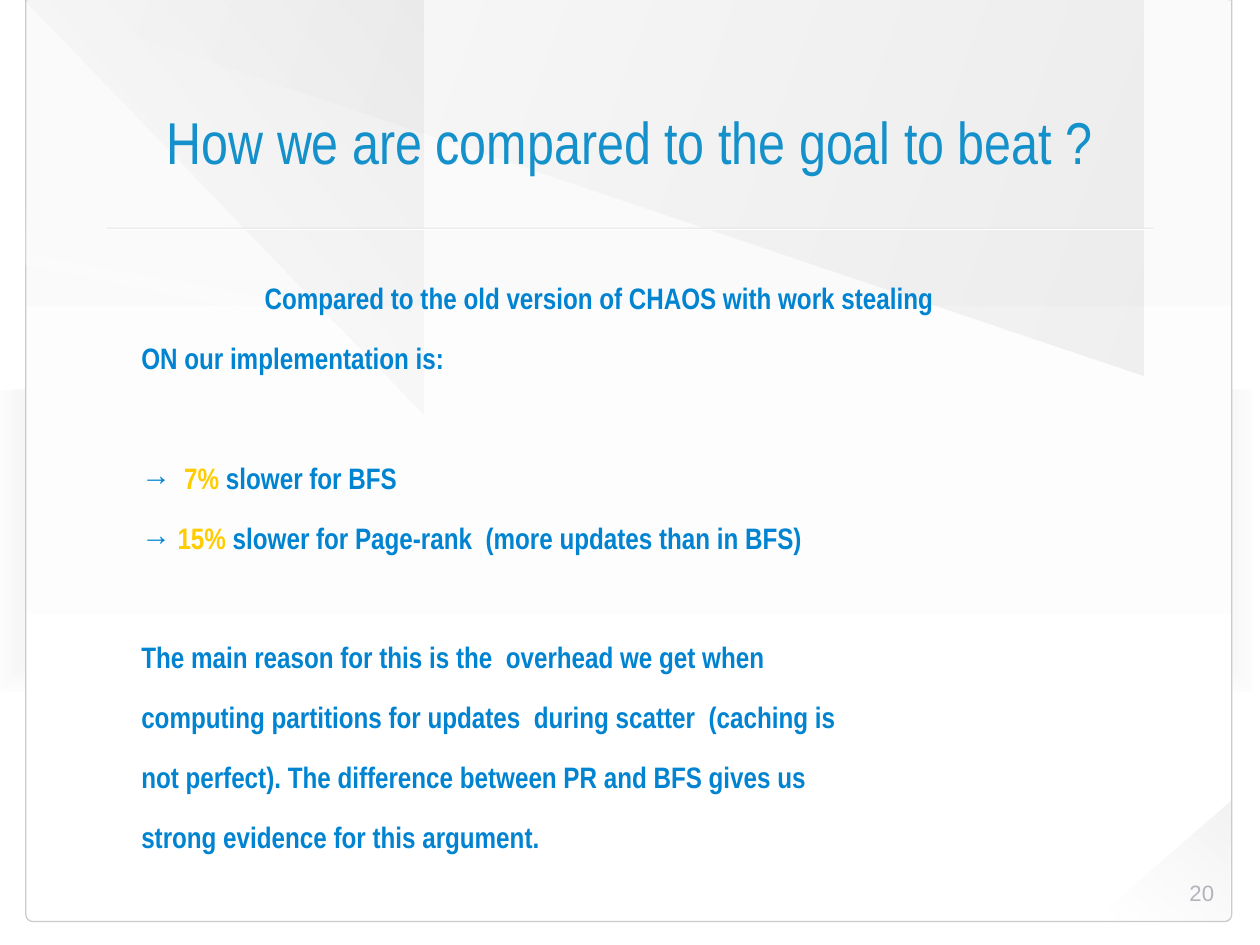
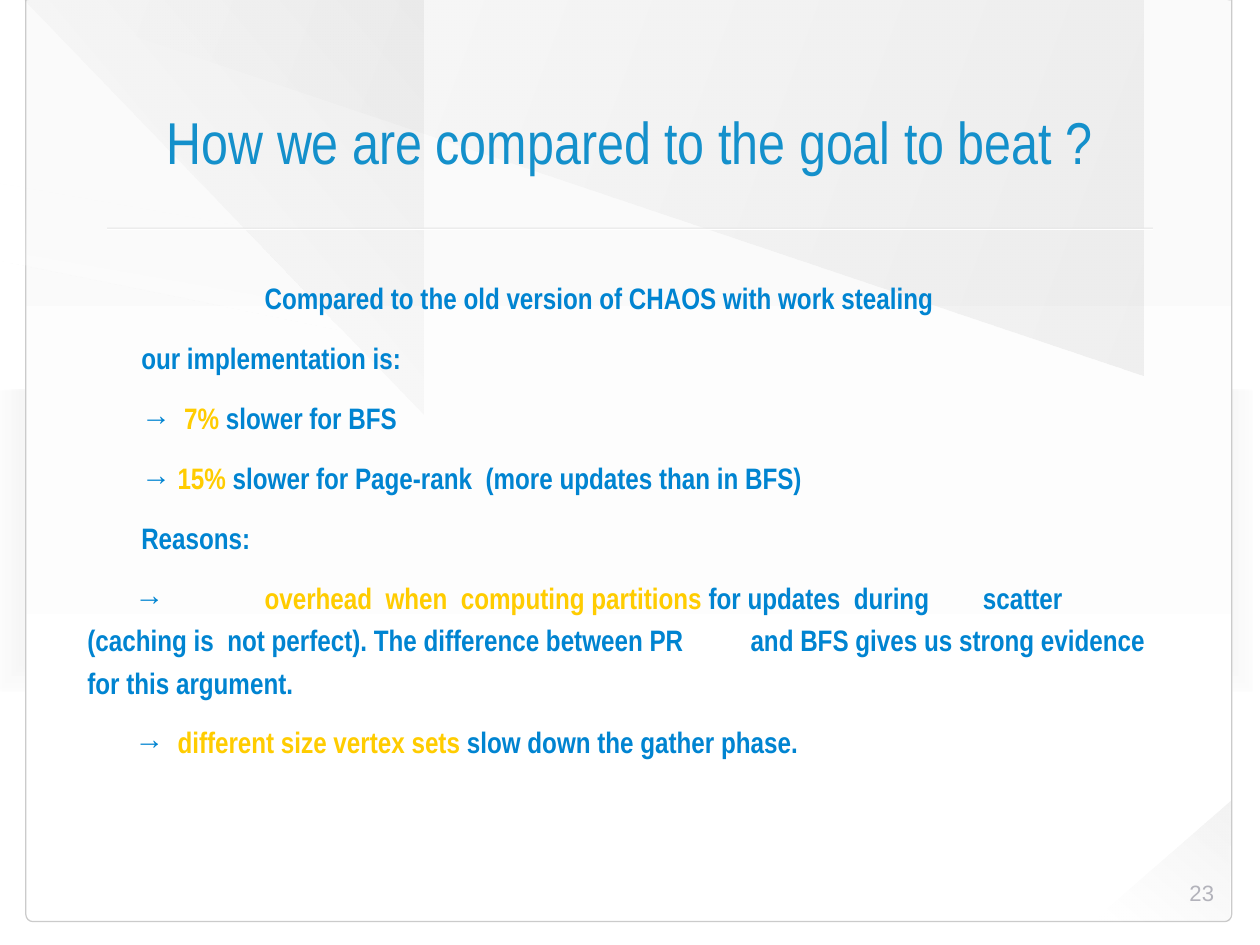
Before and after one commit to HaprianVlad/chaos, a slide deck: slide 23 of presentation.odp (slide 20 before the commit). Drawn at 1260x945 pixels with LibreOffice and Linux fonts; fonts in the diff are those of the drawing; background and template pictures are left out. Boxes give left, top, right and bottom in pixels: in the first picture for what was removed or moved away, otherwise in the second. Text is boxed around its words. In the diff, an @@ line names an element or a change of style, - is before the commit and + after.

Commit message:
work on presentation

```diff
--- a/presentation.odp
+++ b/presentation.odp
@@ text at (x1=141, y1=347, x2=401, y2=374): text changed @@
-ON our implementation is:
+our implementation is:
@@ text at (x1=87, y1=528, x2=1145, y2=759): text changed @@
-The main reason for this is the overhead we get when
-computing partitions for updates during scatter (caching is
-not perfect). The difference between PR and BFS gives us
-strong evidence for this argument.
+Reasons:
+→ overhead when computing partitions for updates during scatter (caching is not perfect). The difference between PR and BFS gives us strong evidence for this argument.
+→ different size vertex sets slow down the gather phase.
@@ page number at (x1=1189, y1=886, x2=1214, y2=901): text changed @@
-20
+23
```
Also in this commit, not shown: 1 other slide changed, 1 other file.
